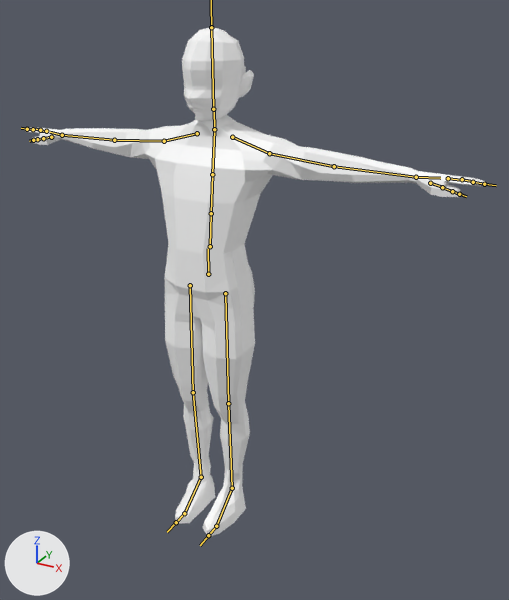
What one commit did to the FBX model DirectX/Assets/Model/Player/U22_player_whiteanime.fbx.
The view is the same before and after, from a camera (50 mm lens) standing at (5.03, -8.03, 7.69) and looking at (0.53, 0.14, 3.6). The lights are fixed; the arrows at lower left show +X, +Y and +Z. The bones that bend it are drawn over the model as lines.

Objects in the first picture: 'body'.
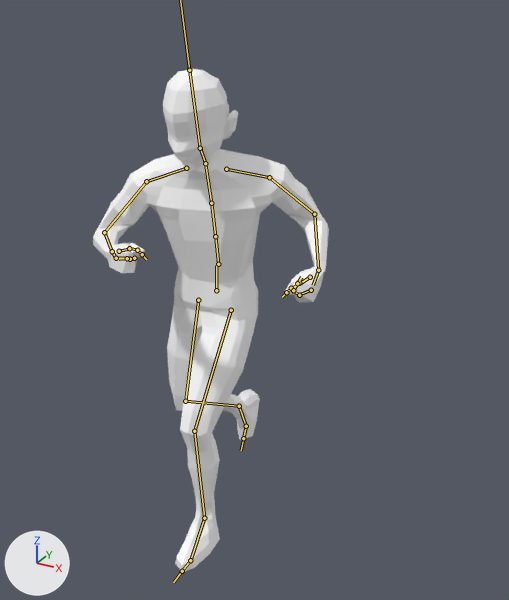
The newer file adds an action. The first version stands in its rest pose; the second is drawn at frame 58 of the action 'Armature|Armature.009|mixamo.com|Layer0'.

Where the change shows, as pixel boxes [x1, y1, x2, y2] in the pictures (509 x 600 px):
'body', posed (49% narrower, 9% shorter)
    before: [24, 27, 486, 537]
    after: [93, 107, 329, 572]
'head', now drawn
    after: [163, 69, 238, 172]
bone 'mixamorig:Hips', root to tip
    before: (208, 274) to (208, 248)
    after: (216, 290) to (216, 265)
bone 'mixamorig:Spine', root to tip
    before: (210, 246) to (211, 213)
    after: (218, 264) to (215, 236)
bone 'mixamorig:Spine1', root to tip
    before: (211, 213) to (212, 174)
    after: (215, 236) to (211, 203)
bone 'mixamorig:Spine2', root to tip
    before: (212, 174) to (214, 130)
    after: (211, 203) to (205, 164)
bone 'mixamorig:Neck', root to tip
    before: (214, 129) to (214, 109)
    after: (205, 163) to (200, 147)
bone 'mixamorig:Head', root to tip
    before: (213, 109) to (211, 27)
    after: (200, 148) to (189, 70)
bone 'mixamorig:LeftShoulder', root to tip
    before: (232, 137) to (269, 153)
    after: (226, 169) to (269, 177)
bone 'mixamorig:LeftArm', root to tip
    before: (269, 153) to (334, 166)
    after: (269, 177) to (314, 214)
bone 'mixamorig:LeftForeArm', root to tip
    before: (334, 166) to (416, 177)
    after: (314, 214) to (318, 270)
bone 'mixamorig:LeftHand', root to tip
    before: (416, 177) to (440, 178)
    after: (318, 270) to (313, 285)
bone 'mixamorig:LeftHandThumb1', root to tip
    before: (430, 183) to (442, 187)
    after: (310, 277) to (300, 283)
bone 'mixamorig:LeftHandThumb2', root to tip
    before: (442, 187) to (452, 191)
    after: (299, 283) to (291, 288)
bone 'mixamorig:LeftHandIndex1', root to tip
    before: (448, 178) to (461, 180)
    after: (311, 290) to (299, 294)
bone 'mixamorig:LeftHandIndex2', root to tip
    before: (462, 179) to (473, 181)
    after: (299, 295) to (293, 291)
bone 'mixamorig:LeftHandIndex3', root to tip
    before: (473, 182) to (484, 184)
    after: (293, 290) to (297, 283)
bone 'mixamorig:RightShoulder', root to tip
    before: (197, 133) to (164, 141)
    after: (186, 168) to (146, 181)
bone 'mixamorig:RightArm', root to tip
    before: (164, 141) to (114, 140)
    after: (146, 181) to (104, 232)
bone 'mixamorig:RightForeArm', root to tip
    before: (114, 140) to (62, 135)
    after: (104, 232) to (112, 251)
bone 'mixamorig:RightHand', root to tip
    before: (62, 135) to (50, 132)
    after: (112, 251) to (115, 256)
bone 'mixamorig:RightHandThumb1', root to tip
    before: (51, 137) to (44, 138)
    after: (119, 251) to (129, 249)
bone 'mixamorig:RightHandThumb2', root to tip
    before: (43, 138) to (37, 139)
    after: (129, 248) to (137, 249)
bone 'mixamorig:RightHandThumb3', root to tip
    before: (37, 139) to (33, 140)
    after: (137, 250) to (142, 254)
bone 'mixamorig:RightHandIndex1', root to tip
    before: (46, 131) to (39, 131)
    after: (116, 258) to (130, 257)
bone 'mixamorig:RightHandIndex2', root to tip
    before: (40, 130) to (33, 128)
    after: (130, 259) to (135, 259)
bone 'mixamorig:RightHandIndex3', root to tip
    before: (33, 129) to (27, 129)
    after: (134, 258) to (127, 258)
bone 'mixamorig:LeftUpLeg', root to tip
    before: (225, 293) to (228, 403)
    after: (231, 310) to (194, 431)
bone 'mixamorig:LeftLeg', root to tip
    before: (228, 403) to (232, 488)
    after: (194, 431) to (204, 518)
bone 'mixamorig:LeftFoot', root to tip
    before: (232, 488) to (216, 526)
    after: (204, 518) to (190, 560)
bone 'mixamorig:RightUpLeg', root to tip
    before: (190, 285) to (193, 392)
    after: (198, 300) to (185, 401)
bone 'mixamorig:RightLeg', root to tip
    before: (193, 392) to (201, 477)
    after: (185, 401) to (239, 406)
bone 'mixamorig:RightFoot', root to tip
    before: (201, 477) to (184, 513)
    after: (239, 406) to (246, 426)

What the commit changed:
Bone 'mixamorig:Hips' (bone_mixamorig_hips) moves from (0.0, 0.0, 0.0) to (-0.02, -0.34, -0.23).
Bone 'mixamorig:Hips' (bone_mixamorig_hips) turns from (0, 0, 0) to (-1, -5, -1) degrees about its own x, y and z.
Bone 'mixamorig:Spine' (bone_mixamorig_spine) turns from (0, 0, 0) to (21, 14, 1) degrees about its own x, y and z.
Bone 'mixamorig:Spine1' (bone_mixamorig_spine1) turns from (0, 0, 0) to (1, 4, 1) degrees about its own x, y and z.
Bone 'mixamorig:Spine2' (bone_mixamorig_spine2) turns from (0, 0, 0) to (1, 4, 1) degrees about its own x, y and z.
Bone 'mixamorig:Neck' (bone_mixamorig_neck) turns from (0, 0, 0) to (7, -2, 4) degrees about its own x, y and z.
Bone 'mixamorig:Head' (bone_mixamorig_head) turns from (0, 0, 0) to (-17, -11, 0) degrees about its own x, y and z.
Bone 'mixamorig:LeftShoulder' (bone_mixamorig_leftshoulder) turns from (0, 0, 0) to (0, -1, -6) degrees about its own x, y and z.
Bone 'mixamorig:LeftArm' (bone_mixamorig_leftarm) turns from (0, 0, 0) to (47, 10, -5) degrees about its own x, y and z.
Bone 'mixamorig:LeftForeArm' (bone_mixamorig_leftforearm) turns from (0, 0, 0) to (2, -31, 88) degrees about its own x, y and z.
Bone 'mixamorig:LeftHand' (bone_mixamorig_lefthand) turns from (0, 0, 0) to (3, 0, 26) degrees about its own x, y and z.
Bone 'mixamorig:LeftHandThumb1' (bone_mixamorig_lefthandthumb1) turns from (0, 0, 0) to (41, -6, 13) degrees about its own x, y and z.
Bone 'mixamorig:LeftHandThumb2' (bone_mixamorig_lefthandthumb2) turns from (0, 0, 0) to (-12, 17, -7) degrees about its own x, y and z.
Bone 'mixamorig:LeftHandIndex1' (bone_mixamorig_lefthandindex1) turns from (0, 0, 0) to (45, -20, 28) degrees about its own x, y and z.
Bone 'mixamorig:LeftHandIndex2' (bone_mixamorig_lefthandindex2) turns from (0, 0, 0) to (38, -9, 41) degrees about its own x, y and z.
Bone 'mixamorig:LeftHandIndex3' (bone_mixamorig_lefthandindex3) turns from (0, 0, 0) to (45, -16, 40) degrees about its own x, y and z.
Bone 'mixamorig:RightShoulder' (bone_mixamorig_rightshoulder) turns from (0, 0, 0) to (-1, -4, -18) degrees about its own x, y and z.
Bone 'mixamorig:RightArm' (bone_mixamorig_rightarm) turns from (0, 0, 0) to (37, 14, -11) degrees about its own x, y and z.
Bone 'mixamorig:RightForeArm' (bone_mixamorig_rightforearm) turns from (0, 0, 0) to (2, 40, -92) degrees about its own x, y and z.
Bone 'mixamorig:RightHand' (bone_mixamorig_righthand) turns from (0, 0, 0) to (-4, 0, -10) degrees about its own x, y and z.
Bone 'mixamorig:RightHandThumb1' (bone_mixamorig_righthandthumb1) turns from (0, 0, 0) to (11, 3, -26) degrees about its own x, y and z.
Bone 'mixamorig:RightHandThumb2' (bone_mixamorig_righthandthumb2) turns from (0, 0, 0) to (10, -13, 7) degrees about its own x, y and z.
Bone 'mixamorig:RightHandThumb3' (bone_mixamorig_righthandthumb3) turns from (0, 0, 0) to (51, -43, -30) degrees about its own x, y and z.
Bone 'mixamorig:RightHandIndex1' (bone_mixamorig_righthandindex1) turns from (0, 0, 0) to (37, 22, -61) degrees about its own x, y and z.
Bone 'mixamorig:RightHandIndex2' (bone_mixamorig_righthandindex2) turns from (0, 0, 0) to (57, 19, -29) degrees about its own x, y and z.
Bone 'mixamorig:RightHandIndex3' (bone_mixamorig_righthandindex3) turns from (0, 0, 0) to (42, 12, -51) degrees about its own x, y and z.
Bone 'mixamorig:LeftUpLeg' (bone_mixamorig_leftupleg) turns from (0, 0, 0) to (37, -10, -2) degrees about its own x, y and z.
Bone 'mixamorig:LeftLeg' (bone_mixamorig_leftleg) turns from (0, 0, 0) to (-39, 1, 5) degrees about its own x, y and z.
Bone 'mixamorig:LeftFoot' (bone_mixamorig_leftfoot) turns from (0, 0, 0) to (2, -1, -1) degrees about its own x, y and z.
Bone 'mixamorig:RightUpLeg' (bone_mixamorig_rightupleg) turns from (0, 0, 0) to (3, 1, -6) degrees about its own x, y and z.
Bone 'mixamorig:RightLeg' (bone_mixamorig_rightleg) turns from (0, 0, 0) to (-60, -1, 8) degrees about its own x, y and z.
Bone 'mixamorig:RightFoot' (bone_mixamorig_rightfoot) turns from (0, 0, 0) to (-20, -5, -1) degrees about its own x, y and z.
